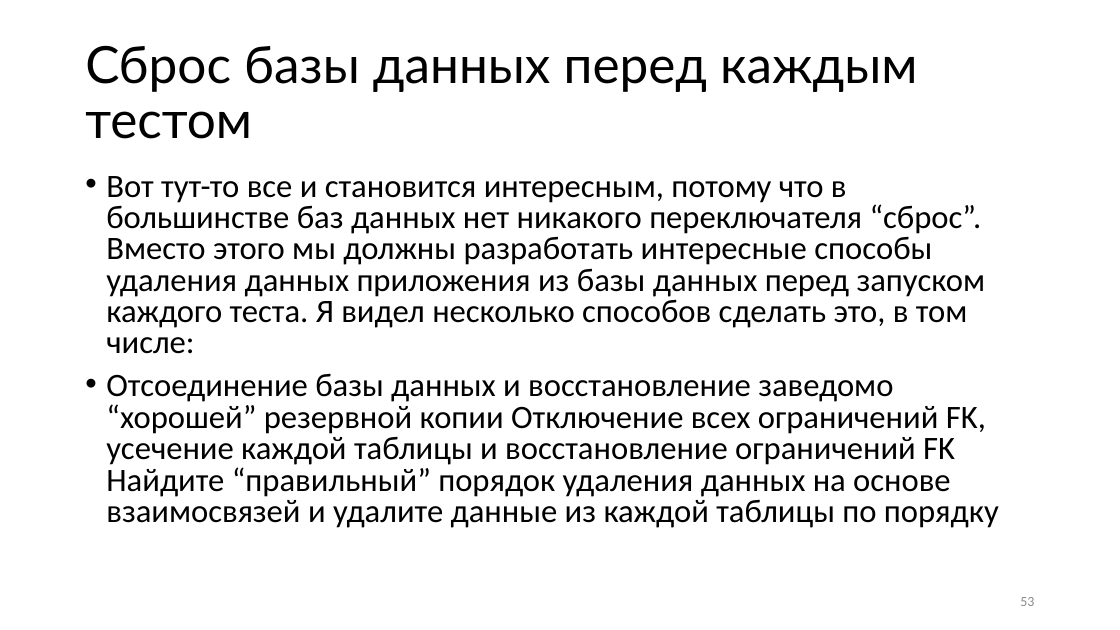
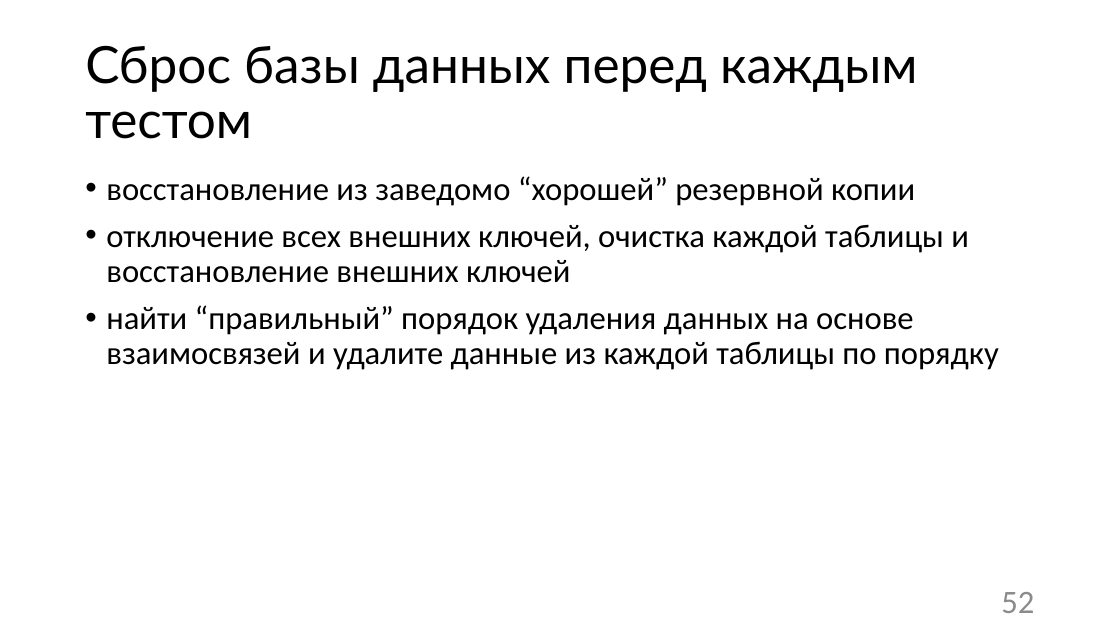
Before and after one commit to Sa1Gur/DbTest.Containers, a slide deck: slide 52 of DbaseTesting.pptx (slide 53 before the commit). Drawn at 1120x630 pixels with LibreOffice and Linux fonts; fonts in the diff are those of the drawing. Boxes give left, top, right and bottom in pixels: in the first picture for what was removed or moved away, otherwise in the second. Text is boxed around its words. In the diff, an @@ line names an element or a change of style, - is before the commit and + after.

```diff
--- a/DbaseTesting.pptx
+++ b/DbaseTesting.pptx
@@ text at (106,176,999,370): text changed @@
-• Вот тут-то все и становится интересным, потому что в большинстве баз данных нет никакого переключателя “сброс”. Вместо этого мы должны разработать интересные способы удаления данных приложения из базы данных перед запуском каждого теста. Я видел несколько способов сделать это, в том числе:
-• Отсоединение базы данных и восстановление заведомо “хорошей” резервной копии Отключение всех ограничений FK, усечение каждой таблицы и восстановление ограничений FK Найдите “правильный” порядок удаления данных на основе взаимосвязей и удалите данные из каждой таблицы по порядку
+• восстановление из заведомо “хорошей” резервной копии
+• отключение всех внешних ключей, очистка каждой таблицы и восстановление внешних ключей
+• найти “правильный” порядок удаления данных на основе взаимосвязей и удалите данные из каждой таблицы по порядку
@@ page number at (1001,592,1034,613): text changed; size 12 to 28 pt @@
-53
+52
```
Also in this commit, not shown: 31 other slides changed, 26 slides added, 18 slides removed, 9 other files.
